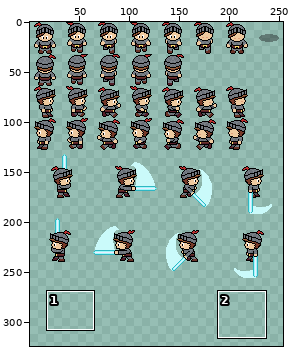
Edited in one commit: pixel-art file (Assets/Sprites/player/player_knight_master.aseprite). The first picture is a wide view before the edit; the outline marks the close-up.
Close-up. Before the edit:
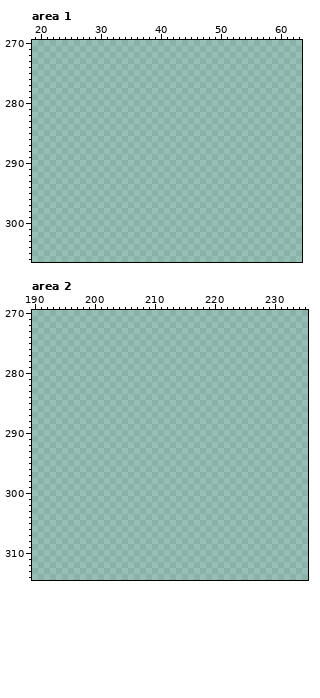
640x640 pixels, 1 frame. Shown: area 1: x 19..63, y 270..306; area 2: x 190..235, y 270..314. The wide view leaves out empty margins. The commit also changed other parts of the picture, which this record leaves out.
After the commit:
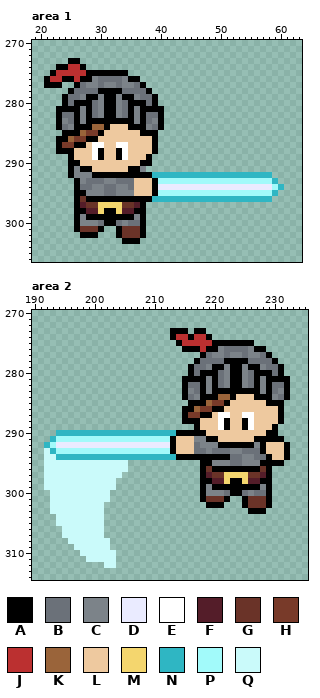
Palette (. is transparent): A #000000  B #6b7179  C #7c8389  D #eaebff  E #ffffff  F #541d29  G #6a3328  H #783a29  J #bb3030  K #9a643a  L #eec99f  M #f4d66e  N #2fb6c3  P #a2fafa  Q #cafafa
From the commit log: Player Attack Animations Added downward thrust
What changed:
--- area 1, layers "Sword", "Player"
@@ x 19..63 @@
 272 .............................................
-273 .............................................
-274 .............................................
-275 .............................................
-276 .............................................
-277 .............................................
-278 .............................................
-279 .............................................
-280 .............................................
-281 .............................................
-282 .............................................
-283 .............................................
-284 .............................................
-285 .............................................
-286 .............................................
-287 .............................................
-288 .............................................
-289 .............................................
-290 .............................................
-291 .............................................
-292 .............................................
-293 .............................................
-294 .............................................
-295 .............................................
-296 .............................................
-297 .............................................
-298 .............................................
-299 .............................................
-300 .............................................
-301 .............................................
-302 .............................................
-303 .............................................
+273 ......AA.....................................
+274 ....AAJJA....................................
+275 ...AJJJJJAAAAAAA.............................
+276 ..AJJAAJAACBBBBCAA...........................
+277 ..AAA..ABCCBCCBCCBA..........................
+278 ......ABBBBAAAABBBBA.........................
+279 .....ABBCAACAACAACBBA........................
+280 .....ABAAABCAACBAAABA........................
+281 ....AAAACABCAACBACAAAA.......................
+282 ....ABBACABCAACBACABBA.......................
+283 ....ACBACAAAAAAAACABCA.......................
+284 ....ABCAAAKKALLLAAACBA.......................
+285 .....AAAKHHALLLLLLAAA........................
+286 ....AAKHHAALLLLLLLLLA........................
+287 ....AHHAALEELLEELLLLA........................
+288 ....AAALLLEALLAELLLLA........................
+289 ......ALLLEALLAELLLA.........................
+290 ......AALLLLLLLLLLAA.........................
+291 ......ACAALLLLLLAAC..........................
+292 ......ACCCAAAAAAAAAANNNNNNNNNNNNNNNNNNNN.....
+293 .......ACBBBCCBBBLLLAPPPPPPPPPPPPPPPPPPPN....
+294 .......ABBCCBBCCBLLLADDDDDDDDDDDDDDDDDDDPN...
+295 .......AACCCBBCCCLLLAPPPPPPPPPPPPPPPPPPPN....
+296 .......AGAAAAAAAAAAANNNNNNNNNNNNNNNNNNNN.....
+297 .......AFGGMMMMGGFA..........................
+298 .......AAFFMAAMFFAA..........................
+299 .......ACAAAAAAAACA..........................
+300 .......ACCCBAABCBBA..........................
+301 .......AGGGA..AGGGA..........................
+302 ........AAA...AGGGA..........................
+303 ...............AAA...........................
 304 .............................................
--- area 2, layers "Sword", "Player"
@@ x 190..235 @@
 272 ..............................................
-273 ..............................................
-274 ..............................................
-275 ..............................................
-276 ..............................................
-277 ..............................................
-278 ..............................................
-279 ..............................................
-280 ..............................................
-281 ..............................................
-282 ..............................................
-283 ..............................................
-284 ..............................................
-285 ..............................................
-286 ..............................................
-287 ..............................................
-288 ..............................................
-289 ..............................................
-290 ..............................................
-291 ..............................................
-292 ..............................................
-293 ..............................................
-294 ..............................................
-295 ..............................................
-296 ..............................................
-297 ..............................................
-298 ..............................................
-299 ..............................................
-300 ..............................................
-301 ..............................................
-302 ..............................................
-303 ..............................................
-304 ..............................................
-305 ..............................................
-306 ..............................................
-307 ..............................................
-308 ..............................................
-309 ..............................................
-310 ..............................................
-311 ..............................................
-312 ..............................................
+273 .......................AAA.AA.................
+274 .......................AJJAJJA................
+275 ........................AJJJJJAAAAAAA.........
+276 .........................AAAJAACBBBBCAA.......
+277 ............................ABCCBCCBCCBA......
+278 ...........................ABBBBAAAABBBBA.....
+279 ..........................ABBCAACAACAACBBA....
+280 ..........................ABAAABCAACBAAABA....
+281 .........................AAAACABCAACBACAAAA...
+282 .........................ABBACABCAACBACABBA...
+283 .........................ACBACAAAAAAAACABCA...
+284 .........................ABCAAAKKALLLAAACBA...
+285 ..........................AAAKHHALLLLLLAAA....
+286 .........................AAKHHAALLLLLLLLLA....
+287 .........................AHHAALEELLEELLLLA....
+288 .........................AAALLLEALLAELLLLA....
+289 ...........................ALLLEALLAELLLA.....
+290 ....NNNNNNNNNNNNNNNNNNNNAAAAALLLLLLLLLLAA.....
+291 ...NPPPPPPPPPPPPPPPPPPPALLLCCAALLLLLLAAAAA....
+292 ..NPDDDDDDDDDDDDDDDDDDDALLLBCCCAAAAAACALLLA...
+293 ..QNPPPPPPPPPPPPPPPPPPPALLLBBCBBBCCBBBALLLA...
+294 ..QQNNNNNNNNNNNNNNNNNNNNAAAAAAAAABBCCBBALLA...
+295 ..QQQQQQQQQQQQQQ............AACCCBBCCCAAAA....
+296 ..QQQQQQQQQQQQQQ............AGAAAAAAAAGA......
+297 ..QQQQQQQQQQQQQ.............AFGGMMMMGGFA......
+298 ..QQQQQQQQQQQQ..............AAFFMAAMFFAA......
+299 ..QQQQQQQQQQQQ..............ACAAAAAAAACA......
+300 ...QQQQQQQQQQ...............ACCCBAABCBBA......
+301 ...QQQQQQQQQQ...............AGGGA..AGGGA......
+302 ...QQQQQQQQQ.................AAA...AGGGA......
+303 ...QQQQQQQQQ........................AAA.......
+304 ....QQQQQQQQ..................................
+305 ....QQQQQQQQ..................................
+306 .....QQQQQQQ..................................
+307 .....QQQQQQQ..................................
+308 ......QQQQQQQ.................................
+309 .......QQQQQQ.................................
+310 ........QQQQQQ................................
+311 .........QQQQQ................................
+312 ............QQ................................
 313 ..............................................
Boxes around the changes in both close-ups, in picture pixels (x1, y1, x2, y2):
added: (44, 58, 284, 244)
added: (44, 328, 290, 568)
